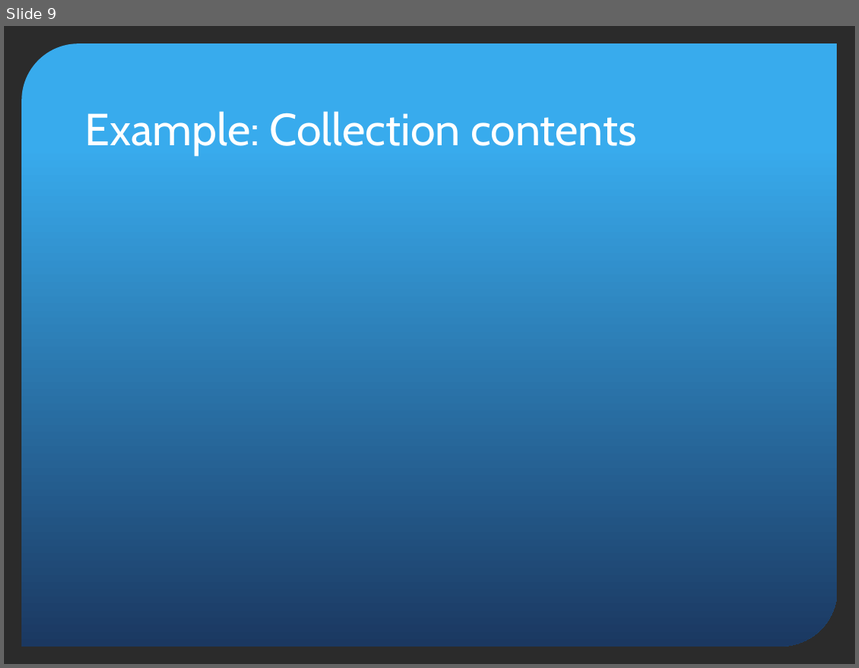
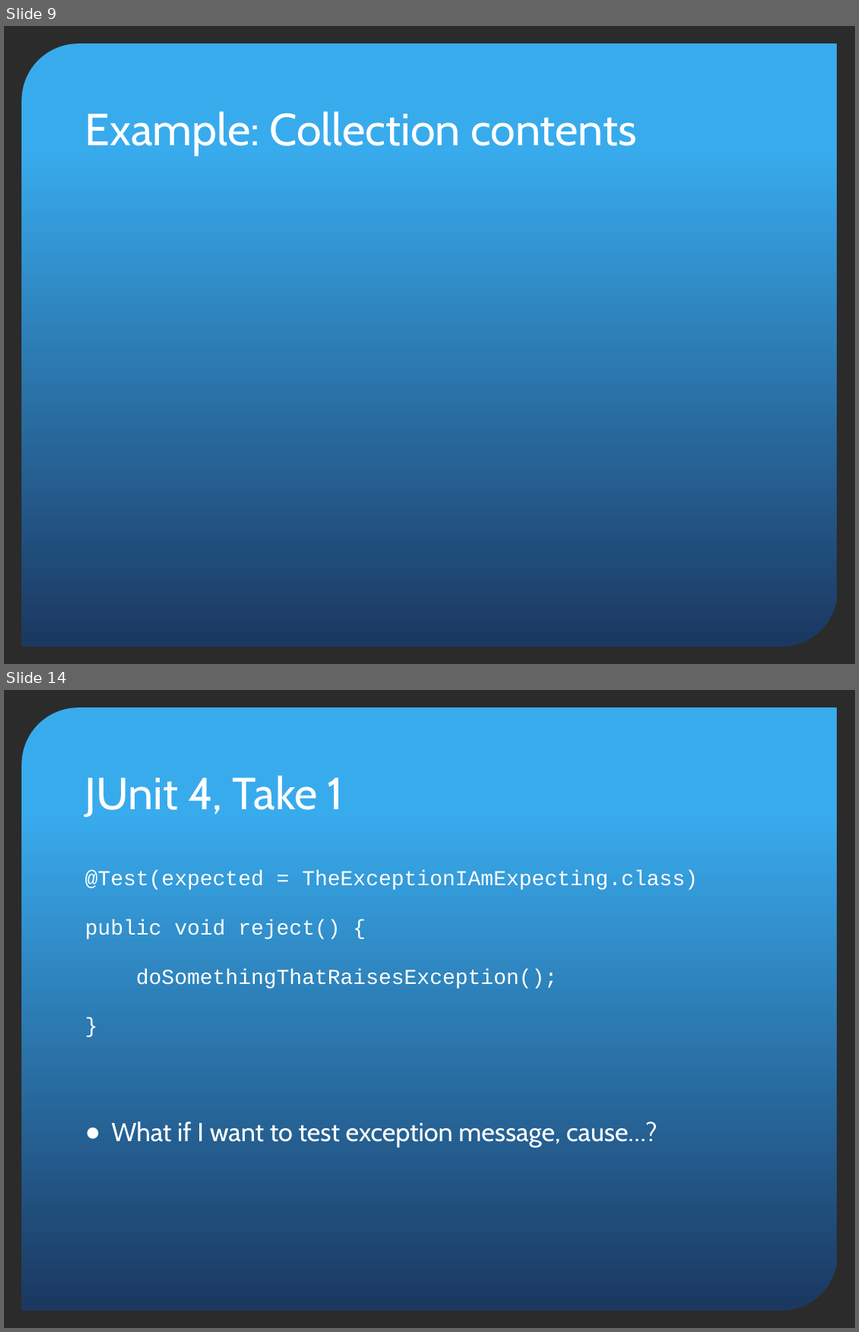
Before and after one commit to pholser/bending-junit, a slide deck: bending-junit.pptx. Shown one above the other, each under a label of ours: slide 9 before the commit, slides 9 and 14 after it; the slides between them are not shown. The pictures are 859x668 and 859x1332 pixels, drawn with LibreOffice and Linux fonts; fonts in the diff are those of the drawing; background and template pictures are left out; a plain dark background stands for a picture behind light text. Boxes give left, top, right and bottom in pixels: in the first picture for what was removed or moved away, otherwise in the second. Text is boxed around its words. In the diff, an @@ line names an element or a change of style, - is before the commit and + after.

```diff
--- a/bending-junit.pptx
+++ b/bending-junit.pptx
@@ slide 14 added at (4, 690, 855, 1328), background picture (left out); not listed: 1 template element that a slide beside it also shows @@
@@ title added at (85, 775, 344, 817), 38 pt, text #FFFFFF @@
+JUnit 4, Take 1
@@ text added at (85, 870, 698, 1148), 18 pt, text #FFFFFF @@
+@Test(expected = TheExceptionIAmExpecting.class)
+public void reject() {
+doSomethingThatRaisesException();
+}
+● What if I want to test exception message, cause…?
```
Also in this commit, not shown: 1 slide changed, 5 other slides added.
